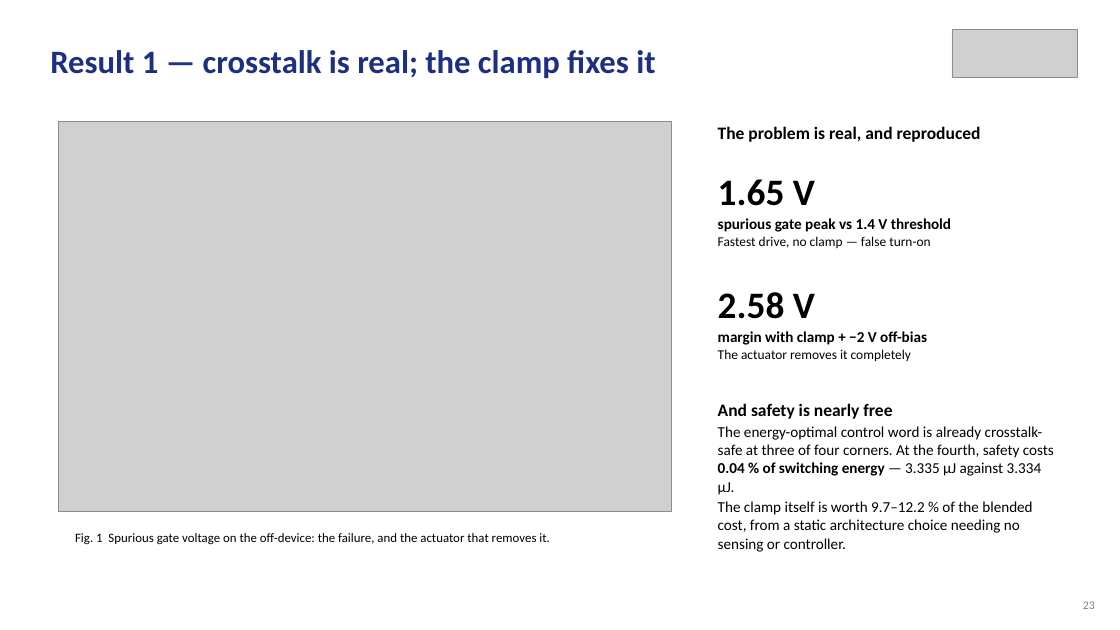
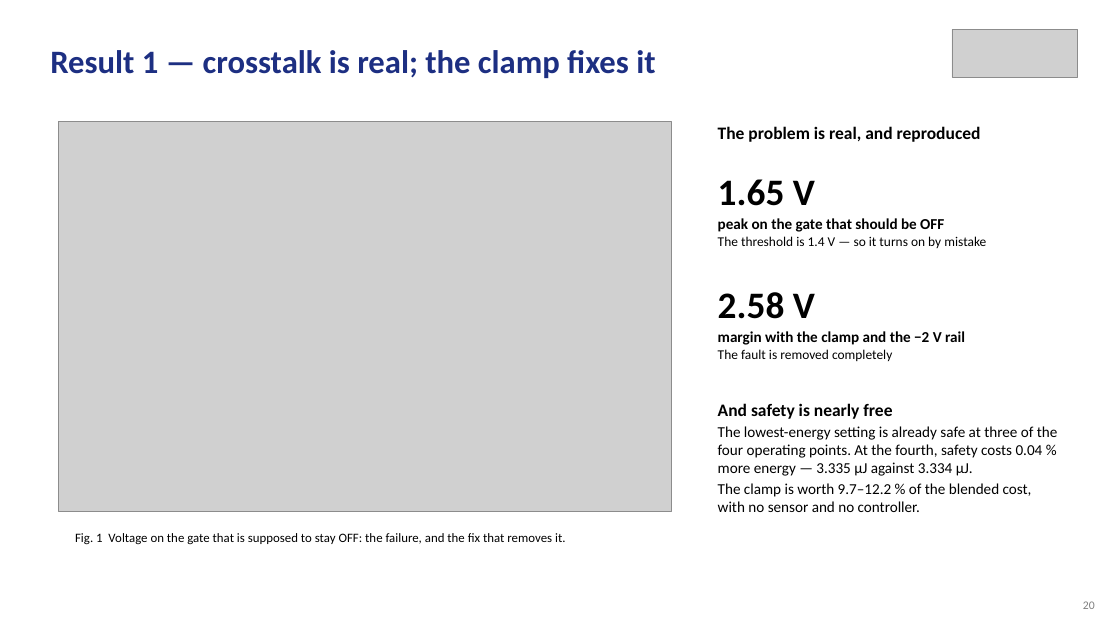
Before and after one commit to Amritha902/gan-driver, a slide deck: slide 20 of review/Review1_GaN_Segmented_Gate_Driver.pptx (slide 23 before the commit). Drawn at 1120x630 pixels with LibreOffice and Linux fonts; fonts in the diff are those of the drawing; grey boxes stand for pictures. Boxes give left, top, right and bottom in pixels: in the first picture for what was removed or moved away, otherwise in the second. Text is boxed around its words. In the diff, an @@ line names an element or a change of style, - is before the commit and + after.

```diff
--- a/review/Review1_GaN_Segmented_Gate_Driver.pptx
+++ b/review/Review1_GaN_Segmented_Gate_Driver.pptx
@@ text at box(718, 218, 986, 248): text changed @@
-spurious gate peak vs 1.4 V threshold
-Fastest drive, no clamp — false turn-on
+peak on the gate that should be OFF
+The threshold is 1.4 V — so it turns on by mistake
@@ text at box(718, 331, 965, 361): text changed; size 11.5 to 13 pt; bold on @@
-margin with clamp + −2 V off-bias
-The actuator removes it completely
+margin with the clamp and the −2 V rail
+The fault is removed completely
@@ text at box(718, 426, 1058, 512): text changed @@
-The energy-optimal control word is already crosstalk-safe at three of four corners. At the fourth, safety costs 0.04 % of switching energy — 3.335 µJ against 3.334 µJ.
-The clamp itself is worth 9.7–12.2 % of the blended cost, from a static architecture choice needing no sensing or controller.
+The lowest-energy setting is already safe at three of the four operating points. At the fourth, safety costs 0.04 % more energy — 3.335 µJ against 3.334 µJ.
+The clamp is worth 9.7–12.2 % of the blended cost, with no sensor and no controller.
@@ text at box(75, 533, 565, 545): text changed @@
-Fig. 1 Spurious gate voltage on the off-device: the failure, and the actuator that removes it.
+Fig. 1 Voltage on the gate that is supposed to stay OFF: the failure, and the fix that removes it.
@@ text at box(1083, 601, 1095, 609): text changed @@
-23
+20
```
Also in this commit, not shown: 18 other slides changed, 6 slides removed, 12 other files.
